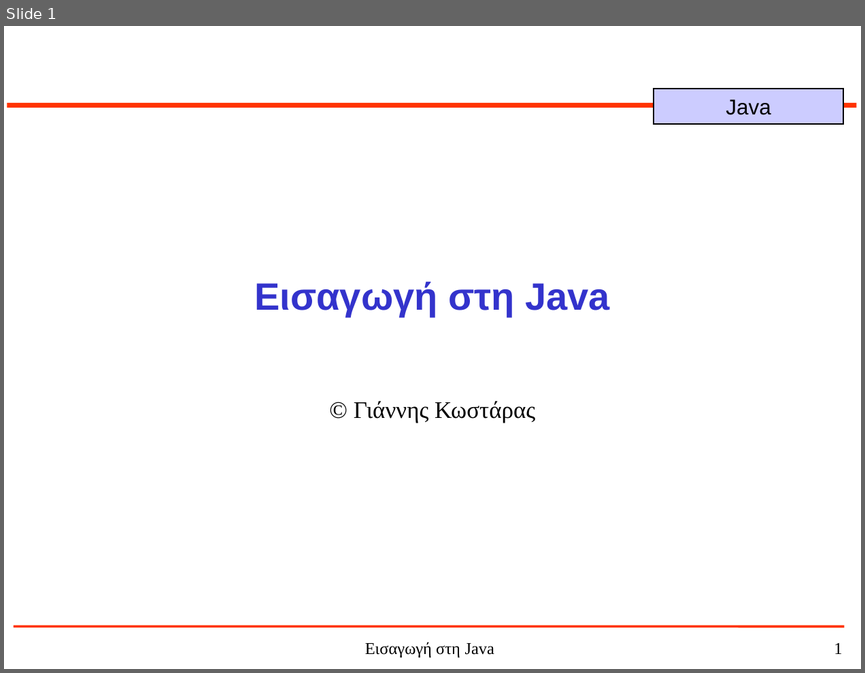
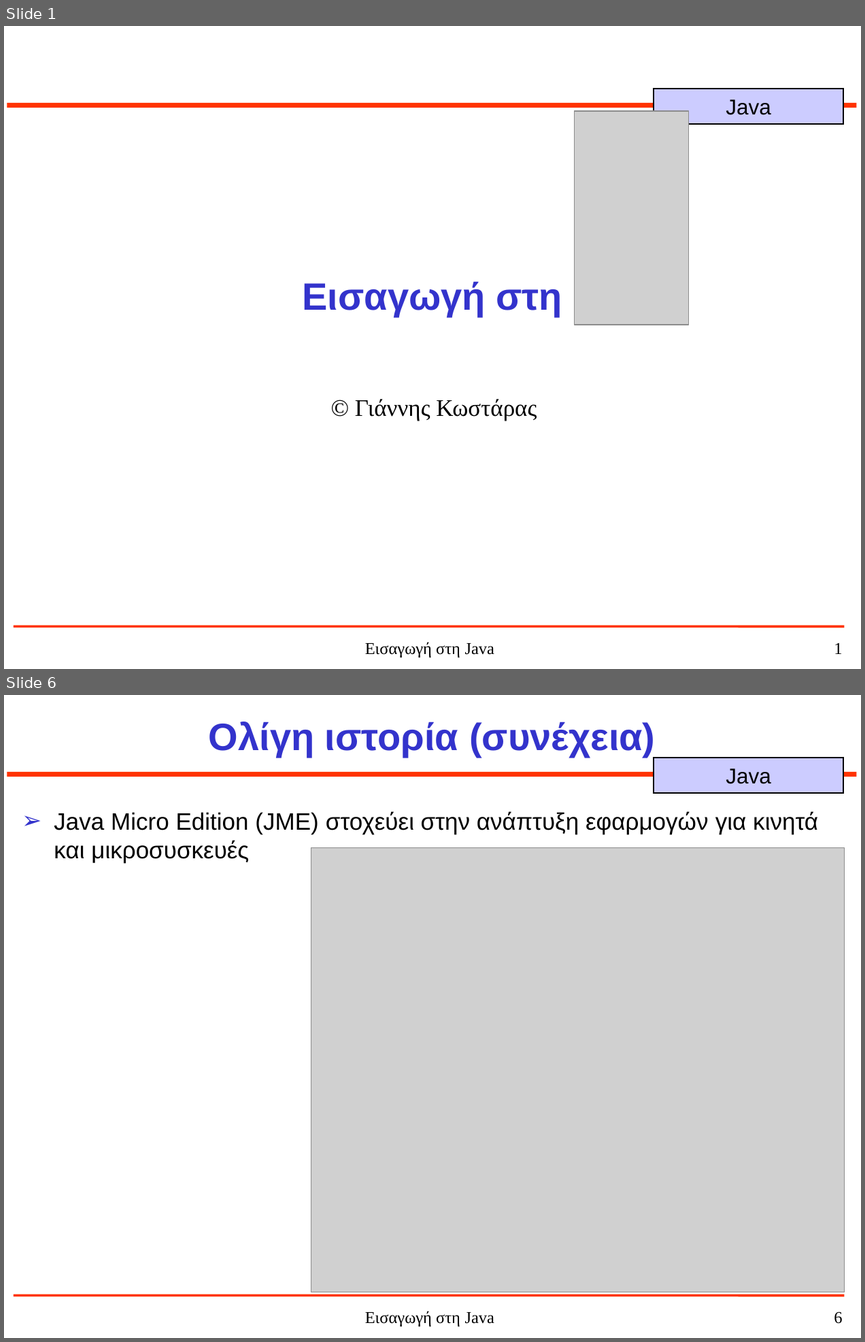
Before and after one commit to jkost/jkost.github.io, a slide deck: Java/slides/1-JavaHistory.ppt. Shown one above the other, each under a label of ours: slide 1 before the commit, slides 1 and 6 after it; the slides between them are not shown. The pictures are 865x673 and 865x1342 pixels, drawn with LibreOffice and Linux fonts; fonts in the diff are those of the drawing; grey boxes stand for pictures. Boxes give left, top, right and bottom in pixels: in the first picture for what was removed or moved away, otherwise in the second. Text is boxed around its words. In the diff, an @@ line names an element or a change of style, - is before the commit and + after.

```diff
--- a/Java/slides/1-JavaHistory.ppt
+++ b/Java/slides/1-JavaHistory.ppt
@@ slide 6 added at bbox=[4, 695, 861, 1338], background #FFFFFF; not listed: 5 template elements that a slide beside it also shows @@
@@ title added at bbox=[209, 722, 655, 758], 32 pt, text #3333CC, bold @@
+Ολίγη ιστορία (συνέχεια)
@@ text added at bbox=[54, 811, 818, 863], 20 pt, text #000000 @@
+➢ Java Micro Edition (JME) στοχεύει στην ανάπτυξη εφαρμογών για κινητά και μικροσυσκευές
@@ picture added at bbox=[311, 847, 844, 1291] @@
@@ slide 1 changed as well @@
@@ picture added at bbox=[574, 111, 689, 324] @@
@@ title at bbox=[302, 281, 562, 317]: text changed @@
-Εισαγωγή στη Java
+Εισαγωγή στη
@@ subtitle "© Γιάννης Κωστάρας": place and size @@
-subtitle "© Γιάννης Κωστάρας" at bbox=[354, 401, 535, 423]
+subtitle "© Γιάννης Κωστάρας" at bbox=[355, 399, 536, 420]
```
Also in this commit, not shown: 7 other slides added, 37 slides removed, 2 other files.
